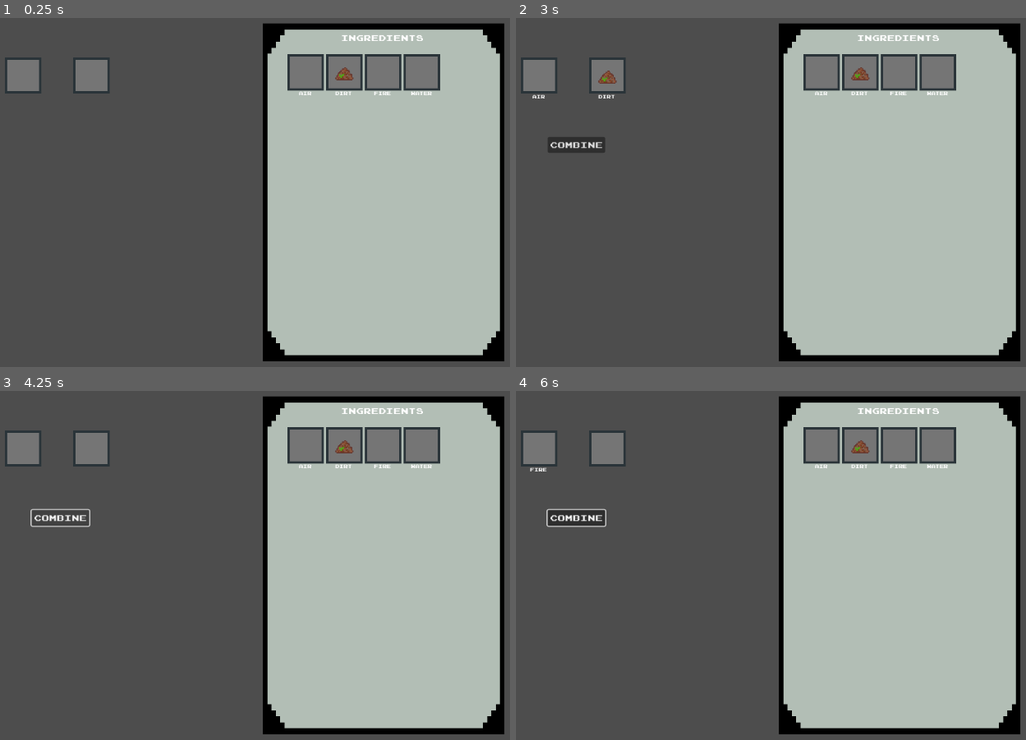
Above: before the commit, frames 1-4 (two rows, left to right).
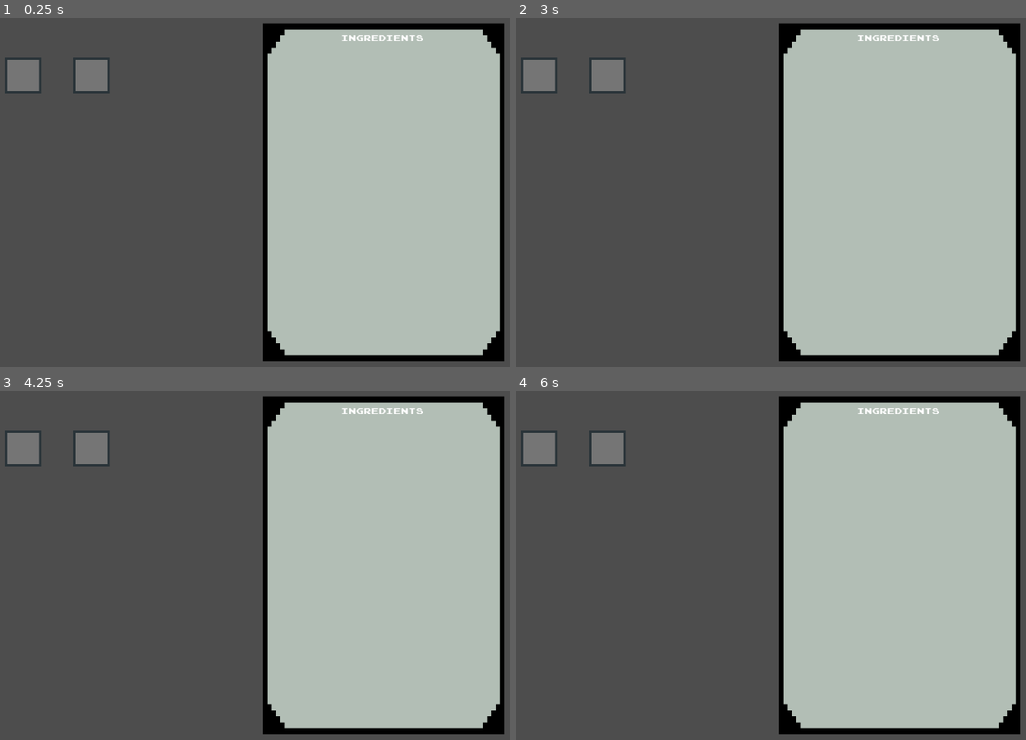
Above: after the commit, the same moments.

Repository: simonsickle/heavy-metal-alchemist
Game: Godot game, scene res://crafting_screen.tscn
The game is run twice, just before and just after one commit, with the same random seed, the same clock (stepped at 60 frames per second) and the same inputs.
Inputs (mouse positions are in pixels of both pictures, inside the frame that each line leads up to):
- Up to frame 1 (0.25 s): no input
- Up to frame 2 (3 s): tap Enter at 0.5, 2 s; move the mouse to (541, 80) at 0.52 s; click (541, 80) at 0.67 s; tap Space at 1.25, 2.75 s; move the mouse to (607, 80) at 1.27 s; click (607, 80) at 1.42 s; move the mouse to (822, 73) at 2.02 s; click (822, 73) at 2.17 s; move the mouse to (862, 73) at 2.77 s; click (862, 73) at 2.92 s
- Up to frame 3 (4.25 s): click (61, 516) at 3.5 s, where only the run before the commit has a clickable "Combine"
- Up to frame 4 (6 s): click (577, 516) at 4.25 s, where only the run before the commit has a clickable "Combine"; click (577, 516) at 5 s, where only the run before the commit has a clickable "Combine"; tap Enter at 5.75 s; move the mouse to (898, 446) at 5.77 s; click (898, 446) at 5.92 s

The runs differ from the first frame. In frame 1, 3.2% of the frame differs, in the area x 56-87%, y 10-23%; in frame 2, 3.8%; in frame 3, 3.4%; in frame 4, 3.8%, in the area x 2-87%, y 10-40%.

Commit message:
Next bit of work, added catalog system

Diff:
--- a/crafting_screen.tscn
+++ b/crafting_screen.tscn
@@ -55,9 +55,9 @@
 
 [node name="CombineButton" type="Button" parent="."]
 layout_mode = 0
-offset_left = 305.0
-offset_top = 226.355
-offset_right = 406.0
-offset_bottom = 254.355
+offset_left = 300.0
+offset_top = 231.407
+offset_right = 401.0
+offset_bottom = 259.407
 theme_override_fonts/font = ExtResource("3_dyh8x")
 text = "Combine"
--- /dev/null
+++ b/library/elements/air.tres
@@ -0,0 +1,8 @@
+[gd_resource type="Resource" script_class="ElementResource" load_steps=2 format=3 uid="uid://cc0dhxtwt1ct1"]
+
+[ext_resource type="Script" path="res://addons/alchemyeditor/resources/element_resource.gd" id="1_yb3cx"]
+
+[resource]
+script = ExtResource("1_yb3cx")
+name = "Air"
+description = ""
--- a/library/items/air.tres
+++ /dev/null
@@ -1,8 +0,0 @@
-[gd_resource type="Resource" script_class="Item" load_steps=2 format=3 uid="uid://cc0dhxtwt1ct1"]
-
-[ext_resource type="Script" path="res://library/item.gd" id="1_bptai"]
-
-[resource]
-script = ExtResource("1_bptai")
-name = "Air"
-unlocked = true
--- a/library/recipes/mud.tres
+++ b/library/recipes/mud.tres
@@ -1,9 +1,9 @@
 [gd_resource type="Resource" script_class="Recipe" load_steps=5 format=3 uid="uid://cjd5q5oyvyod5"]
 
 [ext_resource type="Script" path="res://library/recipe.gd" id="1_cdbjg"]
-[ext_resource type="Resource" uid="uid://dvhktywxjvi8u" path="res://library/items/mud.tres" id="1_m048q"]
-[ext_resource type="Resource" uid="uid://b4j7e2r2rt32n" path="res://library/items/dirt.tres" id="2_nw43n"]
-[ext_resource type="Resource" uid="uid://ckbwf3tyoa61l" path="res://library/items/water.tres" id="4_xphj1"]
+[ext_resource type="Resource" uid="uid://dvhktywxjvi8u" path="res://library/elements/mud.tres" id="1_m048q"]
+[ext_resource type="Resource" uid="uid://b4j7e2r2rt32n" path="res://library/elements/dirt.tres" id="2_nw43n"]
+[ext_resource type="Resource" uid="uid://ckbwf3tyoa61l" path="res://library/elements/water.tres" id="4_xphj1"]
 
 [resource]
 script = ExtResource("1_cdbjg")
--- a/library/recipes/steam.tres
+++ b/library/recipes/steam.tres
@@ -1,9 +1,9 @@
 [gd_resource type="Resource" script_class="Recipe" load_steps=5 format=3 uid="uid://hd3grf2fnplm"]
 
 [ext_resource type="Script" path="res://library/recipe.gd" id="1_jnpog"]
-[ext_resource type="Resource" uid="uid://df15vfha3voot" path="res://library/items/steam.tres" id="1_wordo"]
-[ext_resource type="Resource" uid="uid://dk3xv5m058m72" path="res://library/items/fire.tres" id="2_kqcma"]
-[ext_resource type="Resource" uid="uid://ckbwf3tyoa61l" path="res://library/items/water.tres" id="4_tup2o"]
+[ext_resource type="Resource" uid="uid://df15vfha3voot" path="res://library/elements/steam.tres" id="1_wordo"]
+[ext_resource type="Resource" uid="uid://dk3xv5m058m72" path="res://library/elements/fire.tres" id="2_kqcma"]
+[ext_resource type="Resource" uid="uid://ckbwf3tyoa61l" path="res://library/elements/water.tres" id="4_tup2o"]
 
 [resource]
 script = ExtResource("1_jnpog")
--- a/project.godot
+++ b/project.godot
@@ -15,6 +15,10 @@
 config/features=PackedStringArray("4.3", "Forward Plus")
 config/icon="res://icon.svg"
 
+[editor_plugins]
+
+enabled=PackedStringArray("res://addons/plugin_refresher/plugin.cfg")
+
 [rendering]
 
 textures/canvas_textures/default_texture_filter=0
Renamed: library/items/dirt.tres -> library/elements/dirt.tres
Renamed: library/items/fire.tres -> library/elements/fire.tres
Renamed: library/items/mud.tres -> library/elements/mud.tres
Renamed: library/items/steam.tres -> library/elements/steam.tres
Renamed: library/items/water.tres -> library/elements/water.tres
